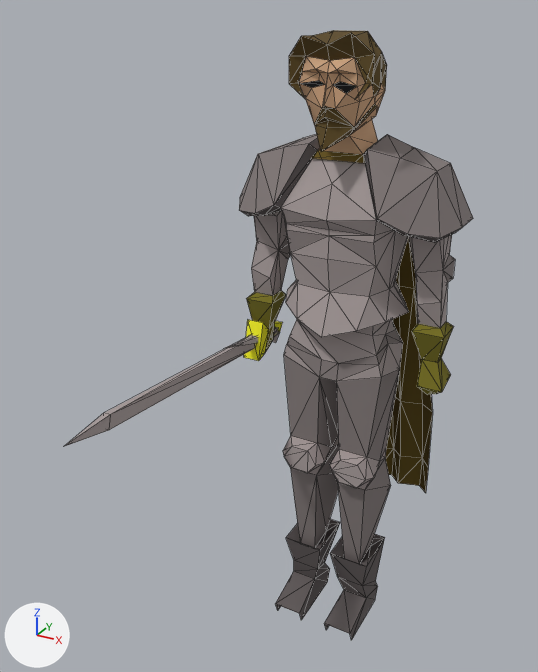
The glTF model public/models/champions-guild.gltf: old version first, new version second.
Camera for both pictures: a 50 mm camera at (86.0, -207.0, 201.0) aimed at (-12.0, -28.0, 112.0). The lights are fixed; the arrows at lower left show +X, +Y and +Z. The first picture is the older version. Mesh edges are drawn as thin lines. Vertices at exactly the same position are counted once.

The scene before the commit, as lines of its bpy script (objects in view):
```python
me_mesh_0 = bpy.data.meshes.new('Mesh_0')
me_mesh_0.from_pydata(...)  # 465 vertices, 861 faces; spans x -36.0..36.0, y -97.0..29.0, z -6.0..196.0
me_mesh_0.materials.append(mat_material_0)  # picture img_image_0
ob_mesh_0 = bpy.data.objects.new('Mesh_0', me_mesh_0)
ob_mesh_0.location = (0.0, 0.0, 0.0)
```
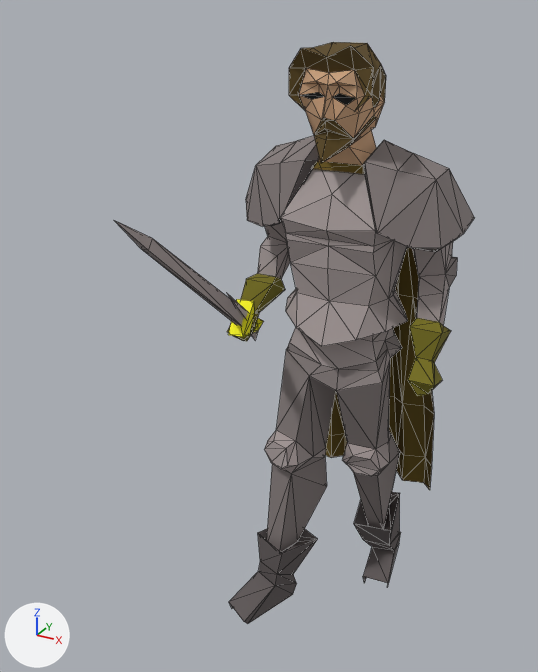
The newer file adds a shape key; the second version is drawn at full value of the shape key 'target_9' of 'Mesh_0', and the change is written as the vertex moves it makes.

Patch to the scene script:
```diff
--- a/public/models/champions-guild.gltf.py
+++ b/public/models/champions-guild.gltf.py
@@ me_mesh_0 @@
 # used by ob_mesh_0; location = (0.0, 0.0, 0.0)
-me_mesh_0.from_pydata(...)  # 465 vertices, 861 faces; spans x -36.0..36.0, y -97.0..29.0, z -6.0..196.0
+me_mesh_0.from_pydata(...)  # 466 vertices, 861 faces; spans x -37.0..36.0, y -88.0..35.0, z -8.0..193.0
+# me_mesh_0 part 1: the loose piece of 9 vertices spanning x -31.0..-29.0, y -97.0..-5.0, z 96.0..107.0 is multiplied about its middle by the matrix ((0.987, -0.172, -0.13), (0.213, 0.865, 0.476), (0.031, -0.492, 0.881)), then moved by (7.0, 0.0, 33.0)
+# me_mesh_0 part 2: the loose piece of 5 vertices spanning x -30.0..-28.0, y -27.0..-2.0, z 97.0..104.0 is multiplied about its middle by the matrix ((0.987, -0.151, 0.046), (0.115, 0.888, 0.445), (-0.108, -0.435, 0.894)), then moved by (1.0, -5.0, 15.0)
+# me_mesh_0 part 3: the loose piece of 123 vertices spanning x -17.0..17.0, y -18.0..14.0, z -6.0..123.0 is rebuilt with 123 vertices and now spans x -30.0..19.0, y -30.0..35.0, z -8.0..121.0
+# me_mesh_0 part 4: the loose piece of 60 vertices spanning x -35.0..-20.0, y -8.0..9.0, z 91.0..146.0 is rebuilt with 60 vertices and now spans x -37.0..-20.0, y -19.0..17.0, z 98.0..147.0
+# me_mesh_0 part 5: 263 vertices removed from x -36.0..36.0, y -21.0..29.0, z 37.0..196.0; 264 vertices added at x -36.0..36.0, y -21.0..34.0, z 35.0..193.0
 me_mesh_0.materials.append(mat_material_0)
```

Boxes [x1, y1, x2, y2] around the edits, measured in the pictures (538 x 672 px; the box of a moved part takes in the faces that stretch with it):
'Mesh_0', reshaped (12% narrower): before [65, 30, 473, 640]; after [114, 42, 474, 624]
part 1 of me_mesh_0, moved or reshaped: before [65, 335, 256, 446]; after [114, 220, 243, 326]
part 2 of me_mesh_0, moved or reshaped: before [225, 337, 258, 348]; after [227, 293, 248, 319]
part 3 of me_mesh_0, rebuilt (35% wider, 8% shorter): before [275, 319, 403, 640]; after [229, 328, 402, 624]
part 4 of me_mesh_0, rebuilt: before [244, 211, 291, 361]; after [227, 222, 290, 341]
part 5 of me_mesh_0, moved or reshaped: before [239, 30, 473, 493]; after [246, 42, 474, 490]
